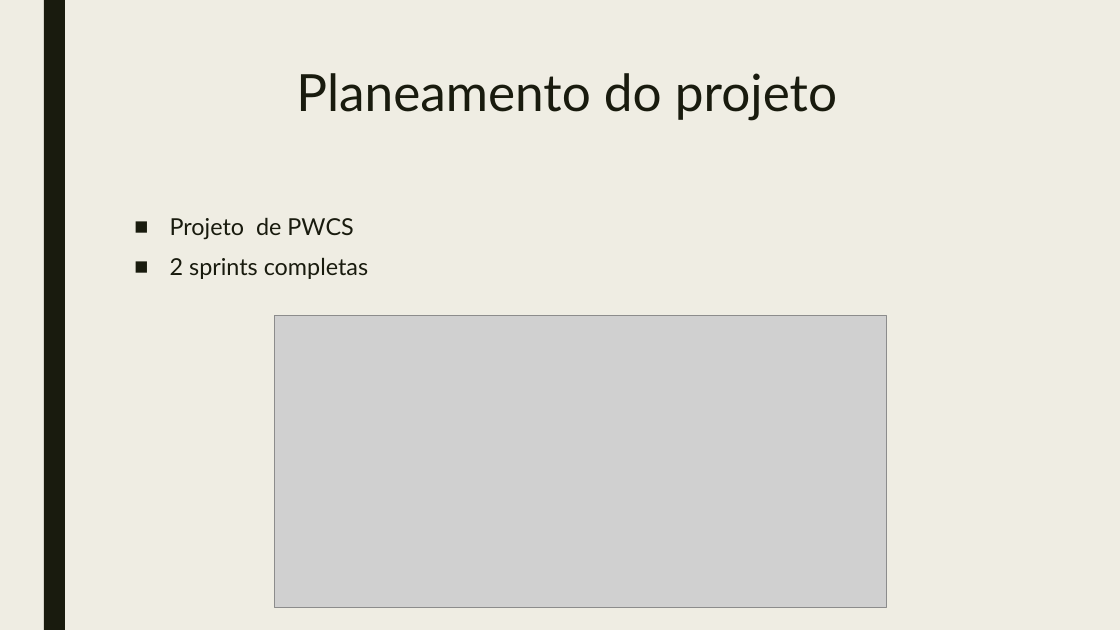
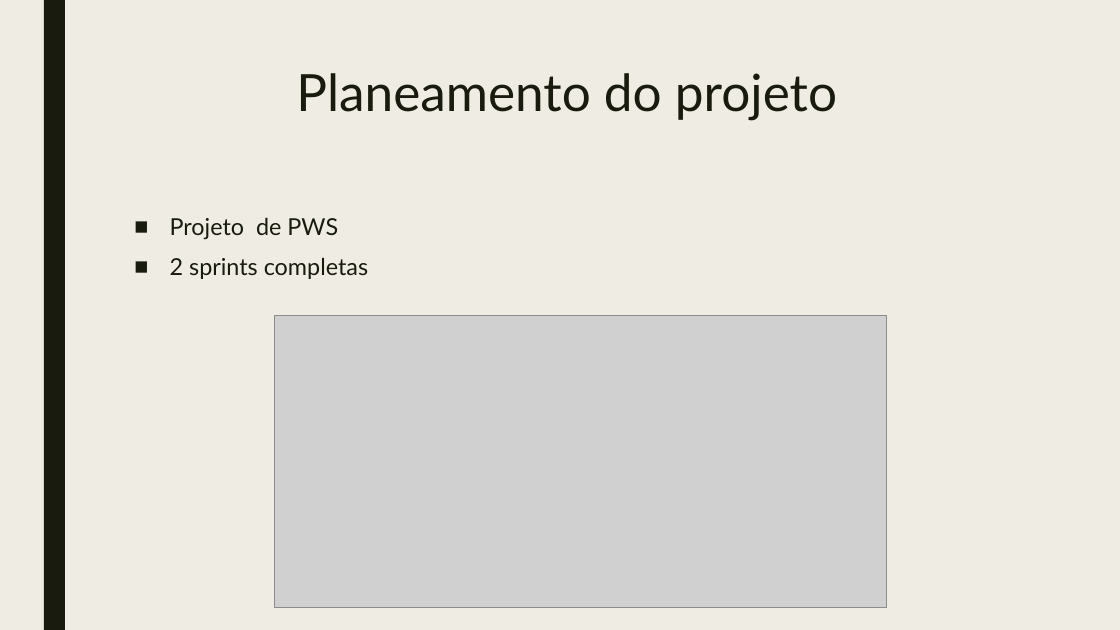
Before and after one commit to doomiinguees/PSI_PWS_PLC, a slide deck: slide 4 of doc/Metodologias de Desenvolvimento de Software.pptx. Drawn at 1120x630 pixels with LibreOffice and Linux fonts; fonts in the diff are those of the drawing; grey boxes stand for pictures. Boxes give left, top, right and bottom in pixels: in the first picture for what was removed or moved away, otherwise in the second. Text is boxed around its words. In the diff, an @@ line names an element or a change of style, - is before the commit and + after.

```diff
--- a/doc/Metodologias de Desenvolvimento de Software.pptx
+++ b/doc/Metodologias de Desenvolvimento de Software.pptx
@@ text at <box>170,217,338,240</box>: text changed @@
-■ Projeto de PWCS
+■ Projeto de PWS
```
Also in this commit, not shown: 1 other slide changed.
